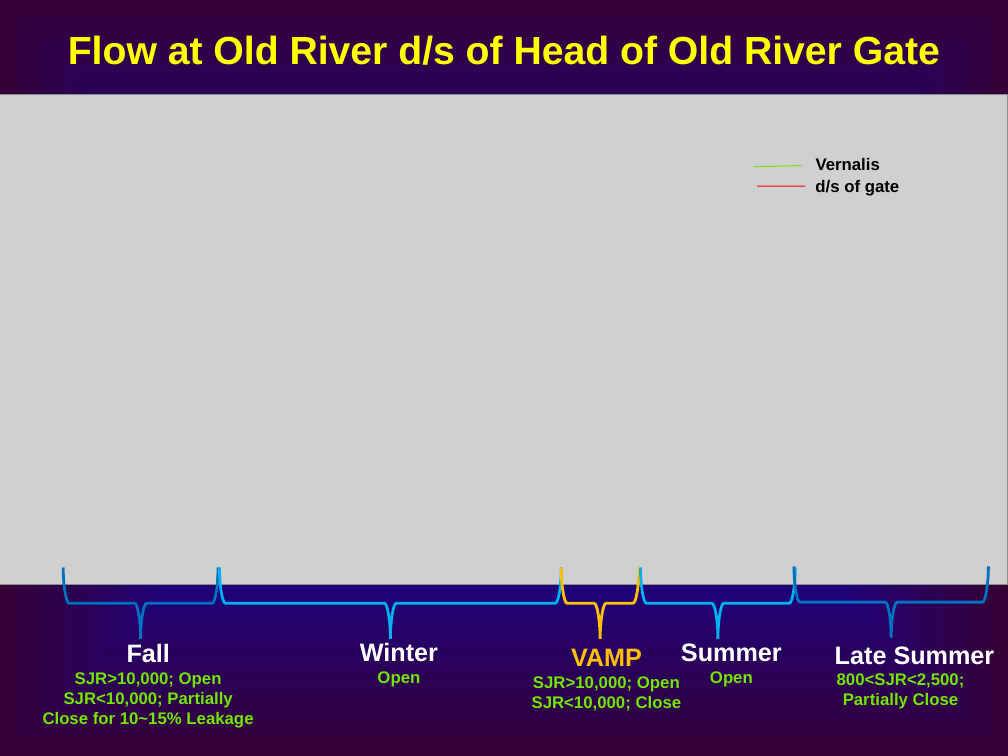
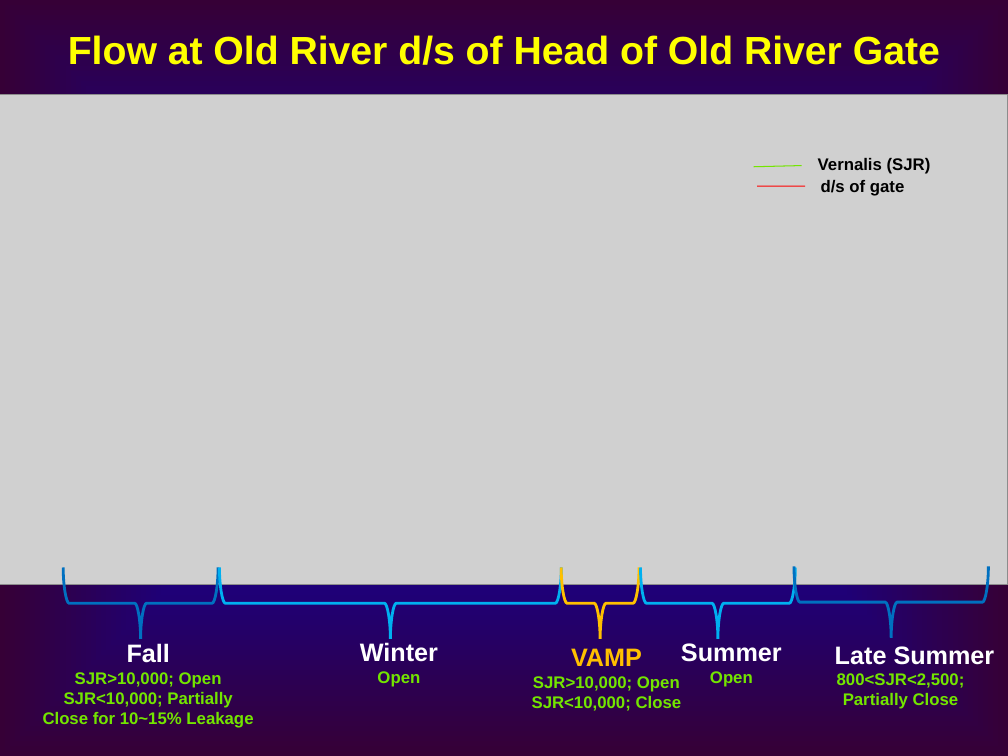
Before and after one commit to CADWRDeltaModeling/dsm2, a slide deck: slide 16 of dsm2/presentations/or2_sdip_oprules.ppt. Drawn at 1008x756 pixels with LibreOffice and Linux fonts; fonts in the diff are those of the drawing; grey boxes stand for pictures. Boxes give left, top, right and bottom in pixels: in the first picture for what was removed or moved away, otherwise in the second. Text is boxed around its words. In the diff, an @@ line names an element or a change of style, - is before the commit and + after.

```diff
--- a/dsm2/presentations/or2_sdip_oprules.ppt
+++ b/dsm2/presentations/or2_sdip_oprules.ppt
@@ text "d/s of gate" at [821,180,904,196]: alignment centre to left @@
@@ text at [818,158,931,174]: text changed @@
-Vernalis
+Vernalis (SJR)
```
Also in this commit, not shown: 4 other slides changed.
